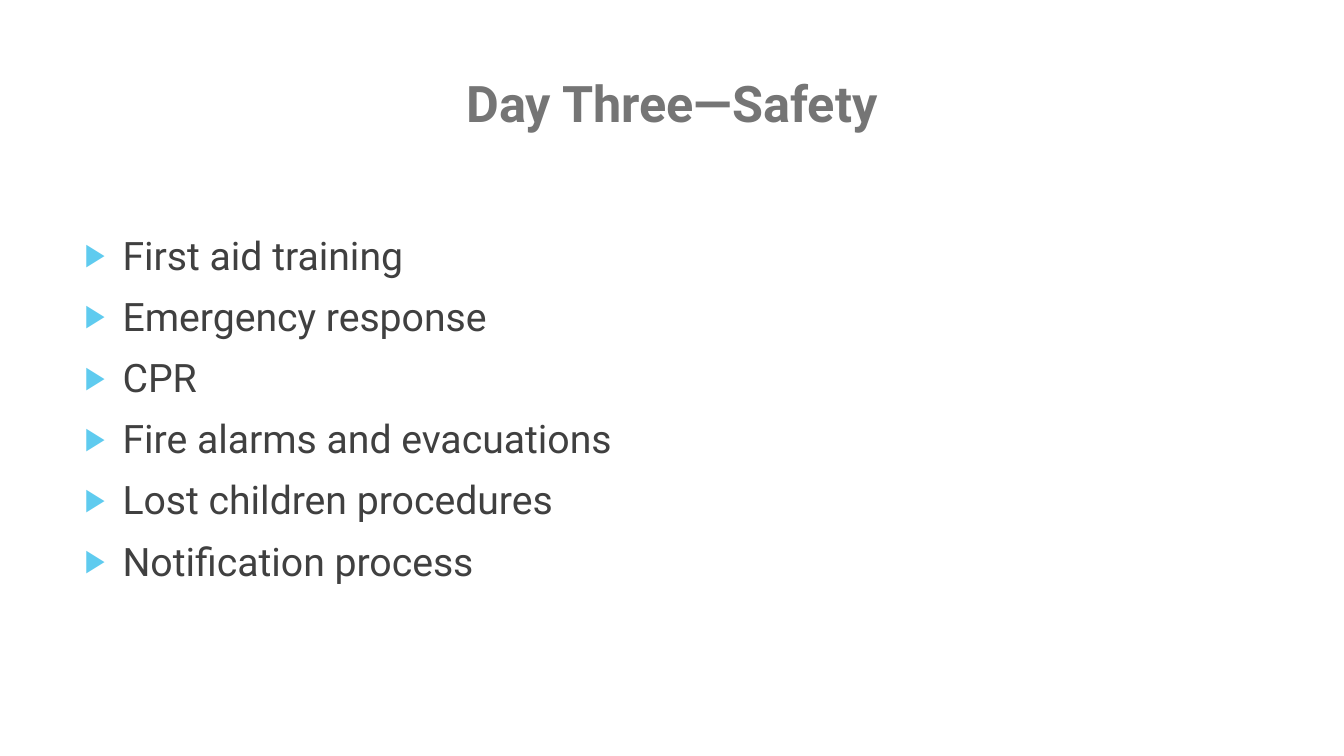
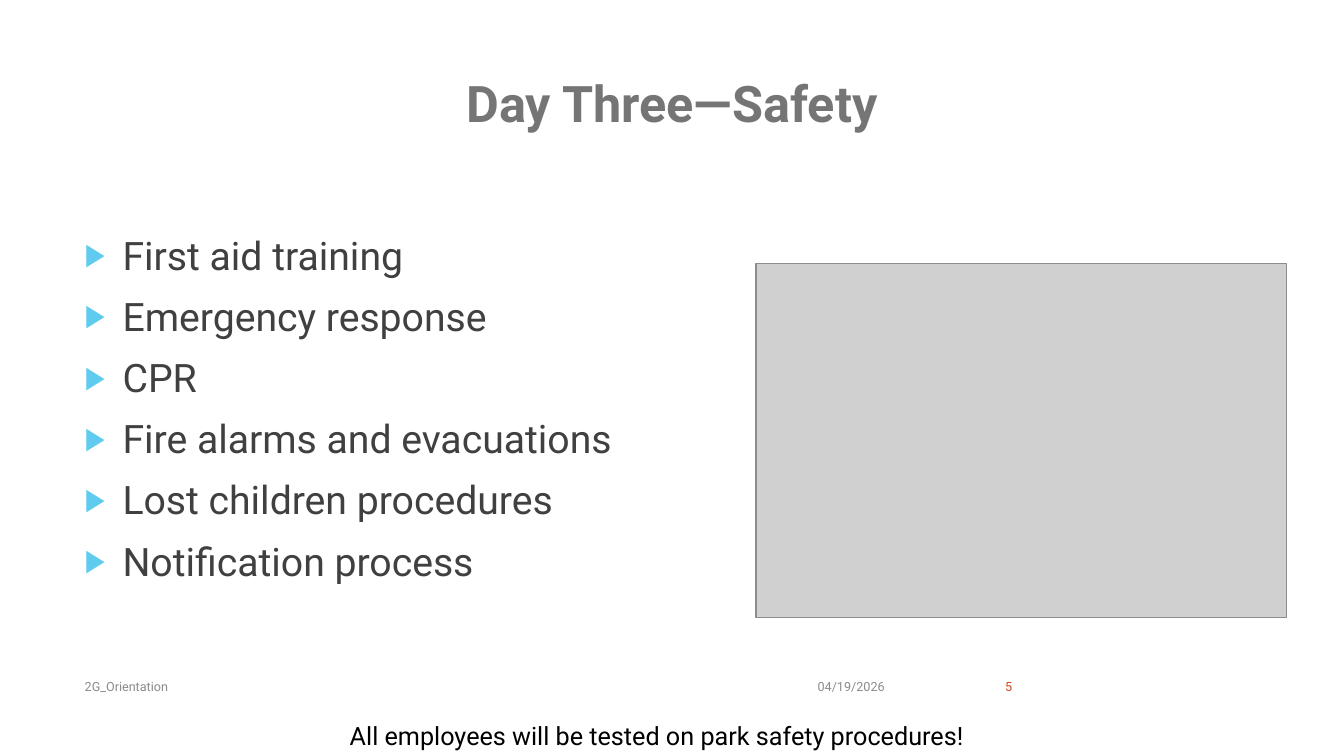
Before and after one commit to Tometri/ProjectPortfolio, a slide deck: slide 5 of school/MGCCC-Spring2026/CSC1123-ComputerApplications/ModuleFourteen/M14Project/Weaver_PowerPoint_2G_Orientation.pptx. Drawn at 1344x756 pixels with LibreOffice and Linux fonts; fonts in the diff are those of the drawing; grey boxes stand for pictures. Boxes give left, top, right and bottom in pixels: in the first picture for what was removed or moved away, otherwise in the second. Text is boxed around its words. In the diff, an @@ line names an element or a change of style, - is before the commit and + after.

```diff
--- a/school/MGCCC-Spring2026/CSC1123-ComputerApplications/ModuleFourteen/M14Project/Weaver_PowerPoint_2G_Orientation.pptx
+++ b/school/MGCCC-Spring2026/CSC1123-ComputerApplications/ModuleFourteen/M14Project/Weaver_PowerPoint_2G_Orientation.pptx
@@ picture added at (756,263,1287,617) @@
@@ text added at (85,682,168,692), 9 pt, text #8C8C8C @@
+2G_Orientation
@@ text added at (818,682,885,692), 9 pt, text #8C8C8C @@
+04/19/2026
@@ page number added at (1005,682,1012,691), 9 pt, text #D34817 @@
+5
@@ text added at (350,726,964,751), 18 pt, text #000000 @@
+All employees will be tested on park safety procedures!
```
Also in this commit, not shown: 4 other slides changed, 1 slide added, 1 slide removed.
